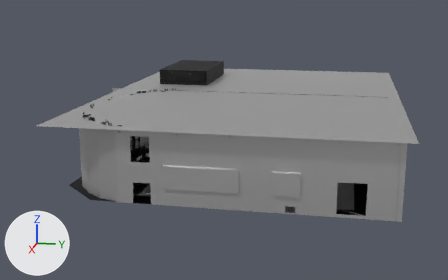
What one commit did to the FBX model Assets/models/arcade_antman.fbx.
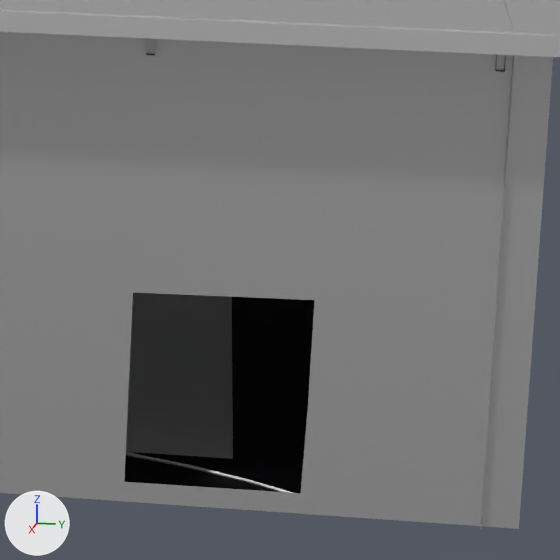
The first picture shows the older version from a 50 mm lens placed at (0.827, 0.121, 0.258), pointed at (-0.126, -0.07, 0.019). The close-ups show the older and then the newer version on the part from 70% to 91% of the width and 48% to 81% of the height of that picture. Only the edits that show in the close-ups are written down. Lighting does not change. The marker at lower left points along +X, +Y and +Z. Where no turn or scale is listed for an object, it has been applied to the vertices.

In view in the first close-up: 'arcade_antman2_hanklab_a01_ceil_01', 'arcade_antman2_hanklab_a01_navi_02', 'arcade_antman2_hanklab_a01_ter_01', 'arcade_antman2_hanklab_a01_wall_01' and 2 more.
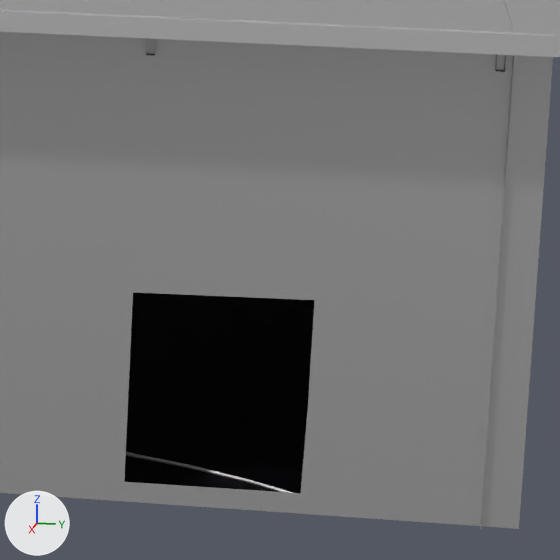
Boxes (x1, y1, x2, y2) around the edits, measured in the close-ups (560 x 560 px):
'arcade_antman2_hanklab_a01_navi_02', deleted
    before: (126, 293, 233, 459)

The change in detail:
Object 'arcade_antman2_hanklab_a01_navi_02' (ob_arcade_antman2_hanklab_a01_navi_02) is deleted.
